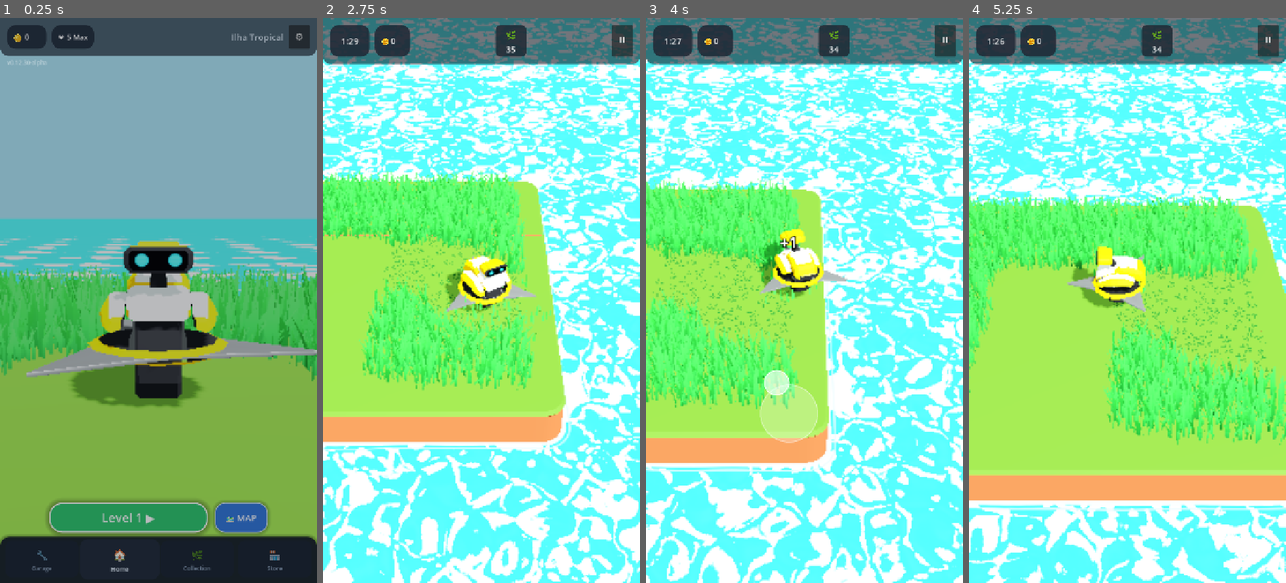
Above: before the commit, frames 1-4 (left to right).
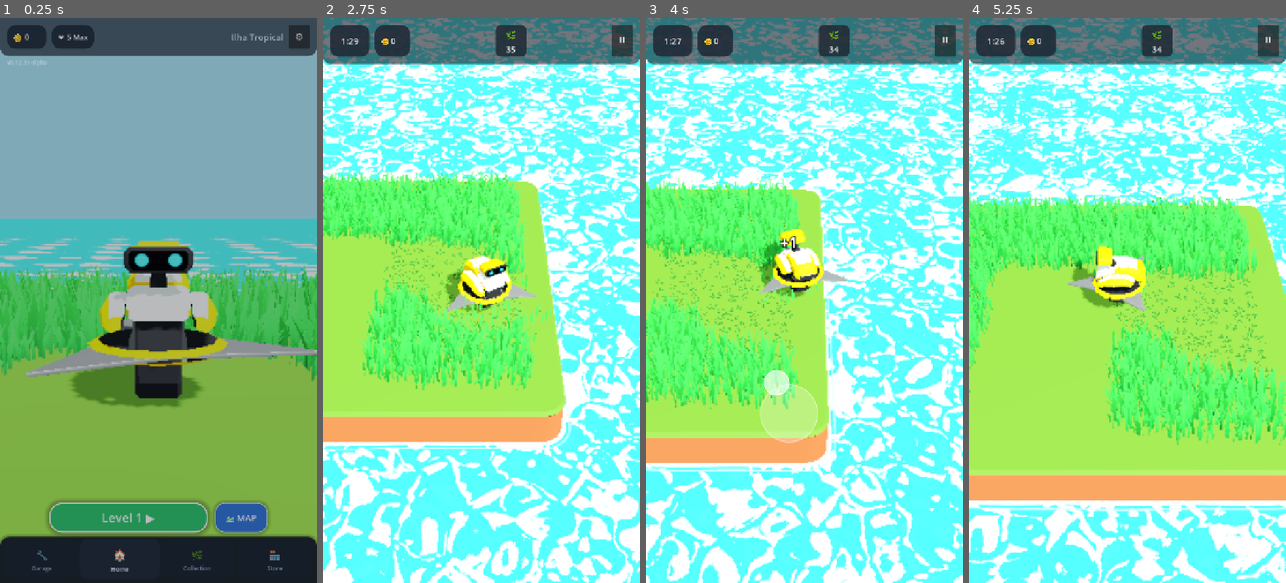
Above: after the commit, the same moments.

Repository: rogerbif/grass-cut-bot
Game: Godot game, scene res://scenes/menu/main_menu.tscn
Two runs of this game, one before a commit and one after it. Both use one fixed random seed, a clock stepped at 60 frames per second and the inputs below.
Inputs (mouse positions are in pixels of both pictures, inside the frame that each line leads up to):
- Up to frame 1 (0.25 s): no input
- Up to frame 2 (2.75 s): click "Level 1 ▶" at 0.5 s; tap Enter at 1.25 s; move the mouse to (551, 272) at 1.27 s; hold Right (ui_right) 1.28-2 s; hold Alt 1.28-2 s; click (551, 272) at 1.42 s; drag from (418, 328) to (465, 413) at 2.02 s
- Up to frame 3 (4 s): move the mouse to (836, 176) at 2.77 s; hold Right (ui_right) 2.78-3.5 s; tap Z at 2.85 s; drag from (788, 413) to (709, 215) at 3.52 s
- Up to frame 4 (5.25 s): move the mouse to (1222, 385) at 4.27 s; hold Left (ui_left) 4.28-5 s; tap 1 at 4.35 s; drag from (1032, 215) to (1079, 159) at 5.02 s

The runs differ from the first frame. In frame 1, less than 0.1% of the frame differs, in the area x 8-10%, y 7-9%; in frame 2, less than 0.1%, in the area x 0-70%, y 38-40%; in frame 3, less than 0.1%; in frame 4, less than 0.1%.

Commit message:
perf(tiles): remove hidden internal walls and submerged bottom faces from 3D terrain tiles [v0.12.31-alpha]

Diff:
--- a/project.godot
+++ b/project.godot
@@ -11,7 +11,7 @@
 [application]
 
 config/name="Grass Cut Bot"
-config/version="0.12.30-alpha"
+config/version="0.12.31-alpha"
 run/main_scene="res://scenes/menu/main_menu.tscn"
 config/features=PackedStringArray("4.7", "Mobile")
 boot_splash/image="uid://3pegaomvcdut"
--- a/scripts/core/game_version.gd
+++ b/scripts/core/game_version.gd
@@ -7,7 +7,7 @@
 
 const MAJOR: int = 0
 const MINOR: int = 12
-const PATCH: int = 30
+const PATCH: int = 31
 const STAGE: String = "ALPHA" # "PRE-ALPHA", "ALPHA", "BETA", "RC", "RELEASE"
 const BUILD_TYPE: String = "dev" # "dev", "nightly", "public"
 
Binary file changed: assets/models/terrain_tileset.glb
Binary file changed: assets/models/tiles/tile_island_center.glb
Binary file changed: assets/models/tiles/tile_island_corner_in.glb
Binary file changed: assets/models/tiles/tile_island_corner_out.glb
Binary file changed: assets/models/tiles/tile_island_dirt.glb
Binary file changed: assets/models/tiles/tile_island_edge.glb
Binary file changed: assets/models/tiles/tile_island_end.glb
Not shown, changed: export_presets.cfg
Not shown, changed: docs/02_entidades_e_mecanicas/SISTEMA_DE_OBSTACULOS_E_TERRENO.md
Not shown, added: docs/historico_melhorias/106_remocao_paredes_internas_ocultas_tiles_terreno.md
Not shown, changed: docs/historico_melhorias/INDICE_MELHORIAS.md
